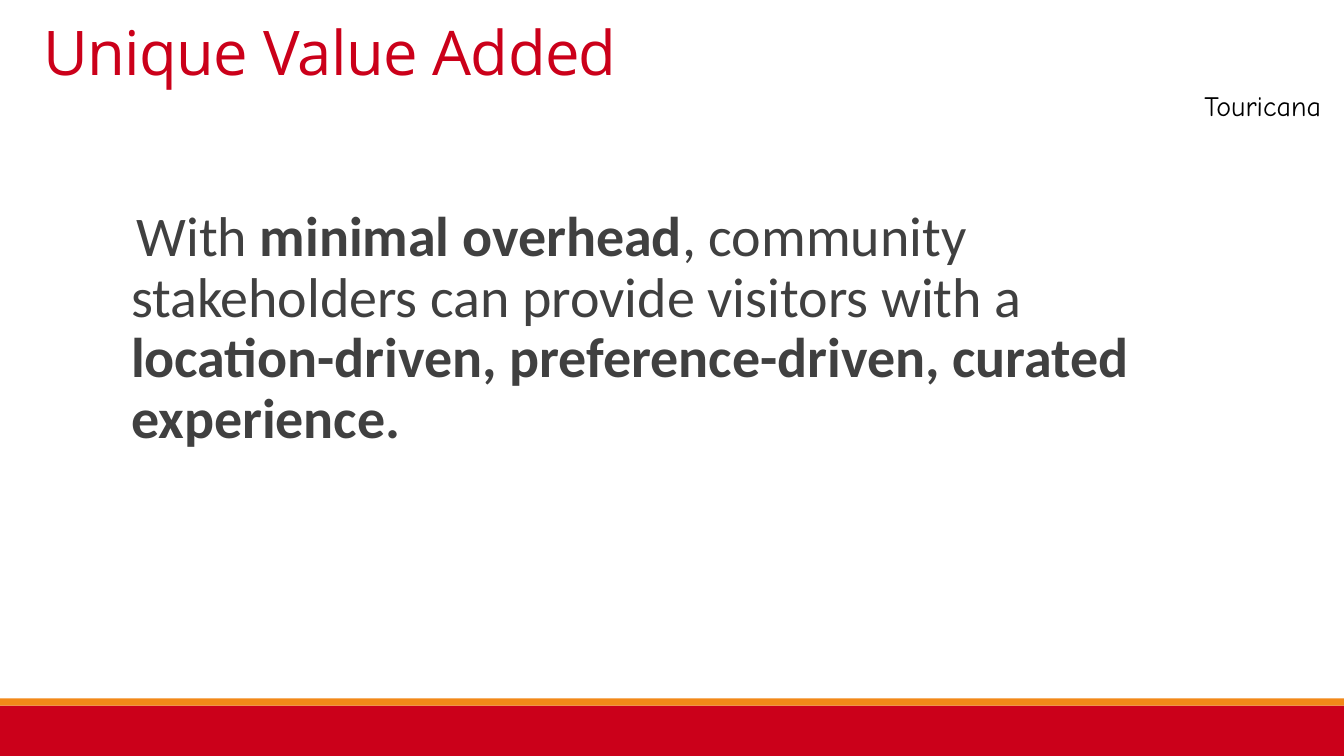
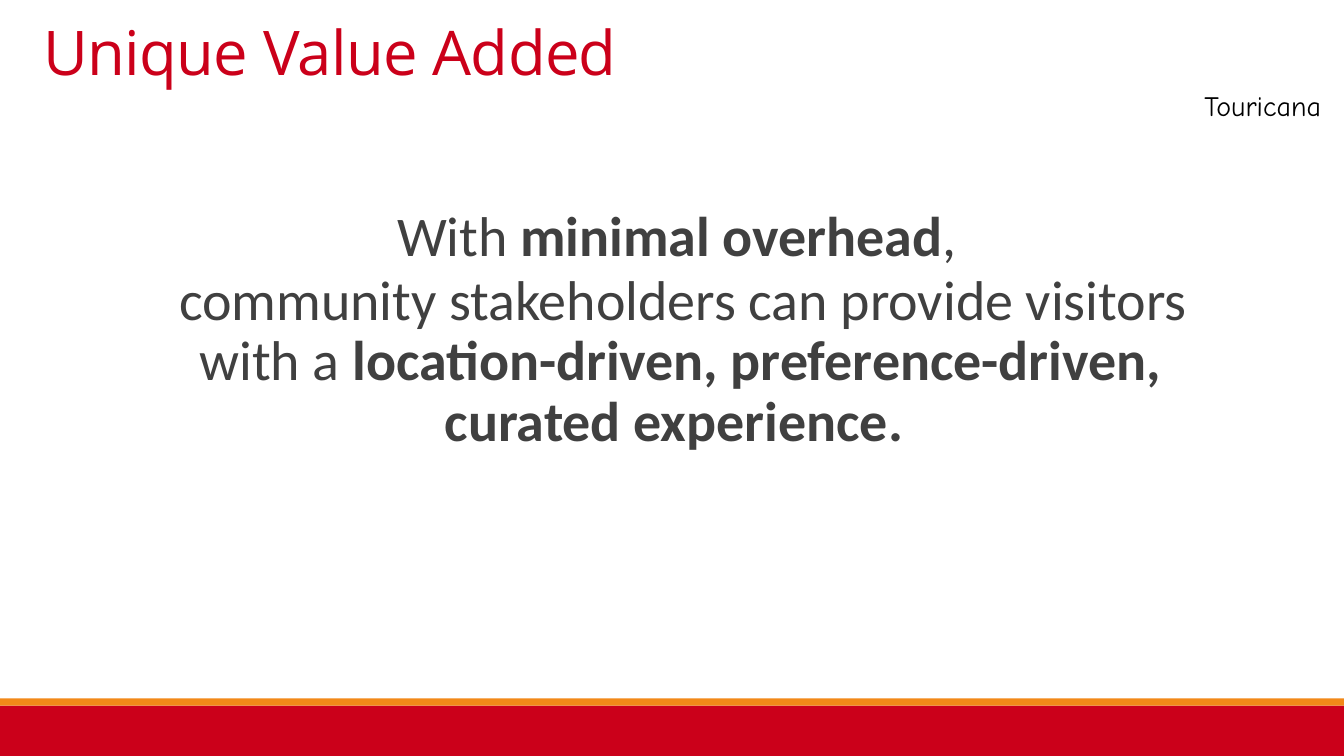
Before and after one commit to mc-funk/RedHotHack2015TripApp, a slide deck: slide 13 of Touricana RHH Presentation FINAL.pptx (slide 12 before the commit). Drawn at 1344x756 pixels with LibreOffice and Linux fonts; fonts in the diff are those of the drawing; background and template pictures are left out. Boxes give left, top, right and bottom in pixels: in the first picture for what was removed or moved away, otherwise in the second. Text is boxed around its words. In the diff, an @@ line names an element or a change of style, - is before the commit and + after.

```diff
--- a/Touricana RHH Presentation FINAL.pptx
+++ b/Touricana RHH Presentation FINAL.pptx
@@ text at (179,216,1187,450): text changed @@
-  With minimal overhead, community stakeholders can provide visitors with a location-driven, preference-driven, curated experience.
+  With minimal overhead,
+  community stakeholders can provide visitors with a location-driven, preference-driven, curated experience.
```
Also in this commit, not shown: 11 other slides changed, 1 slide added, 1 slide removed.
